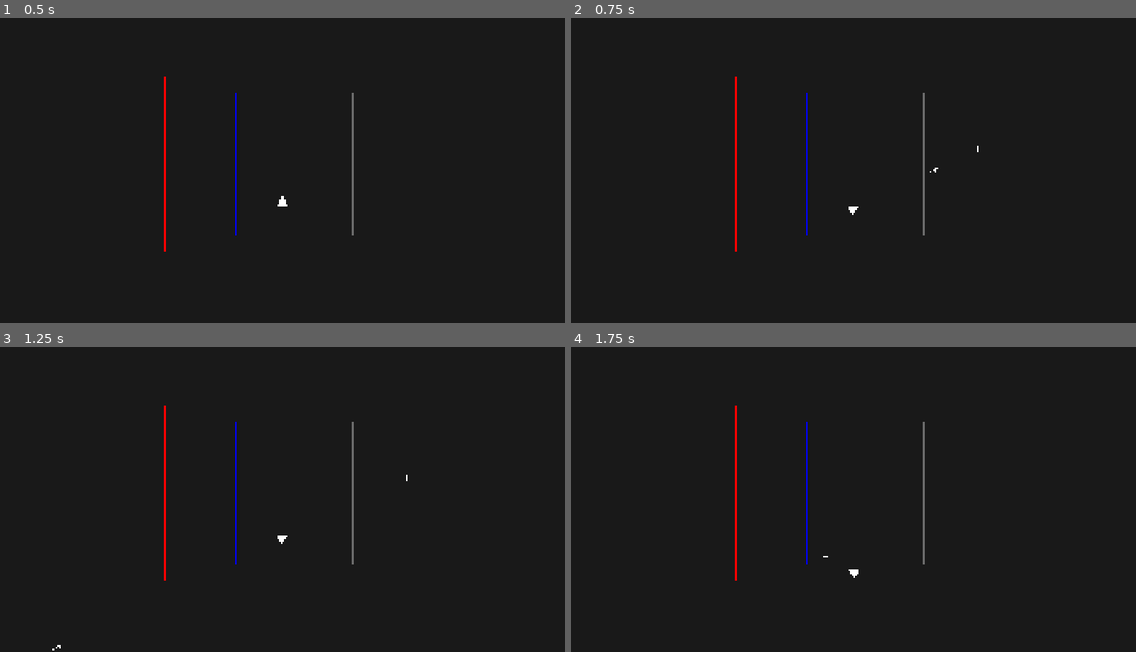
Above: before the commit, frames 1-4 (two rows, left to right).
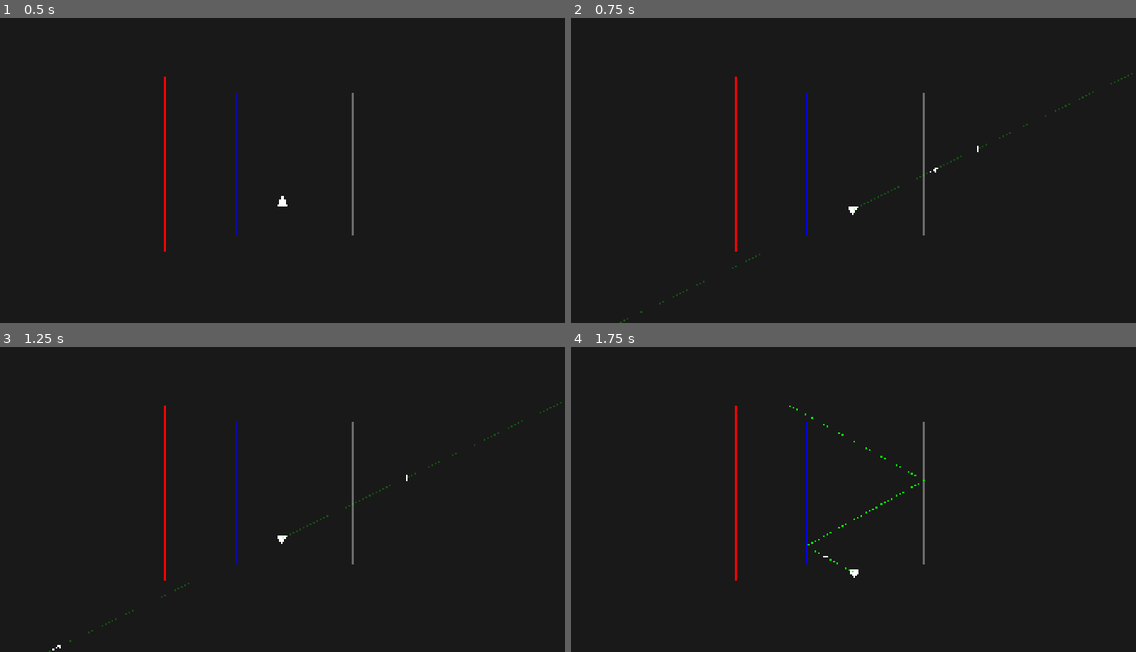
Above: after the commit, the same moments.

Repository: AlonKellner-RedHat/ricochet-game-v2
Game: Godot game, scene res://scenes/open_room_playable.tscn
Two runs of this game, one before a commit and one after it. Both use one fixed random seed, a clock stepped at 60 frames per second and the inputs below.
Inputs (mouse positions are in pixels of both pictures, inside the frame that each line leads up to):
- Up to frame 1 (0.5 s): no input
- Up to frame 2 (0.75 s): tap Enter at 0.5 s; move the mouse to (977, 149) at 0.52 s; hold D (move_right) from 0.53 s (still down); hold Space (fire) from 0.53 s (still down); click (977, 149) at 0.67 s
- Up to frame 3 (1.25 s): keep holding D (move_right); keep holding Space (fire)
- Up to frame 4 (1.75 s): release D (move_right) at 1.25 s; release Space (fire) at 1.25 s; drag from (740, 508) to (825, 557) at 1.27 s

Frame 1 is identical in both runs. In frame 2, 0.1% of the frame differs, in the area x 8-100%, y 18-100%; in frame 3, 0.1%; in frame 4, less than 0.1%.

Commit message:
Stage C: Preview rendering — physical trace with green lines
PathRenderer runs physical trace, classifies steps as ALIGNED
(solid green pre-cursor) and ALIGNED_POST_PLANNED (dashed green
post-cursor). 5 scene-based preview tests passing. All 129 tests green.

Co-Authored-By: Claude Opus 4.6 <noreply@anthropic.com>

Diff:
--- a/scripts/math/step_tree_merge.gd
+++ b/scripts/math/step_tree_merge.gd
@@ -1,2 +1,29 @@
 class_name StepTreeMerge
 extends RefCounted
+
+class MergedStep extends RefCounted:
+	var start: Vector2
+	var end: Vector2
+	var type: StepTypes.Type
+	var frame_id: int
+
+	func _init(p_start: Vector2, p_end: Vector2, p_type: StepTypes.Type, p_frame_id: int = 0) -> void:
+		start = p_start
+		end = p_end
+		type = p_type
+		frame_id = p_frame_id
+
+static func classify_physical(path: Tracer.TracedPath) -> Array:
+	var result: Array = []
+	var ci: int = path.cursor_index
+	if ci < 0:
+		ci = path.steps.size()
+	for idx in path.steps.size():
+		var s: Tracer.Step = path.steps[idx]
+		var step_type: StepTypes.Type
+		if idx < ci:
+			step_type = StepTypes.Type.ALIGNED
+		else:
+			step_type = StepTypes.Type.ALIGNED_POST_PLANNED
+		result.append(MergedStep.new(s.start, s.end, step_type, s.frame_id))
+	return result
--- a/scripts/visual/path_renderer.gd
+++ b/scripts/visual/path_renderer.gd
@@ -1,25 +1,103 @@
 extends Node2D
 
+const LINE_WIDTH := 2.0
+const DASH_ON := 10.0
+const DASH_OFF := 5.0
+
+var _player: CharacterBody2D
+var _cursor: Node2D
+var _traced_path: Tracer.TracedPath = null
+var _merged_steps: Array = []
+
 func _ready() -> void:
+	_player = get_node_or_null("../Player")
+	_cursor = get_node_or_null("../Cursor")
 	z_index = 20
 
+func _process(_delta: float) -> void:
+	if not _player or not _cursor:
+		return
+	_compute_trace()
+	queue_redraw()
+
 func _compute_trace() -> void:
-	pass
+	if not _player or not _cursor:
+		_traced_path = null
+		_merged_steps = []
+		return
+
+	var player_pos := _player.global_position
+	var cursor_pos := _cursor.global_position
+	if player_pos == cursor_pos:
+		_traced_path = null
+		_merged_steps = []
+		return
+
+	var surfaces := _get_surfaces()
+	var aim_dir := Direction.new(player_pos, cursor_pos)
+	var aim_ray := Ray.new(player_pos, aim_dir)
+	var target_dist := player_pos.distance_to(cursor_pos)
+
+	_traced_path = Tracer.trace(player_pos, aim_dir, surfaces, GameState.new(), Tracer.DEFAULT_BOUNDS, aim_ray, target_dist)
+	_merged_steps = StepTreeMerge.classify_physical(_traced_path)
+
+func _get_surfaces() -> Array:
+	var parent := get_parent()
+	if parent and "surfaces" in parent:
+		return parent.surfaces
+	return []
+
+func _draw() -> void:
+	if _merged_steps.size() == 0:
+		return
+	for i in _merged_steps.size():
+		var ms: StepTreeMerge.MergedStep = _merged_steps[i]
+		var from := ms.start - global_position
+		var to := ms.end - global_position
+		if from.distance_to(to) < 0.01:
+			continue
+		var col := StepTypes.color(ms.type)
+		if StepTypes.is_solid(ms.type):
+			draw_line(from, to, col, LINE_WIDTH)
+		else:
+			_draw_dashed(from, to, col)
+
+func _draw_dashed(from: Vector2, to: Vector2, col: Color) -> void:
+	var dir := to - from
+	var total_len := dir.length()
+	if total_len == 0.0:
+		return
+	var unit := dir / total_len
+	var drawn := 0.0
+	var on := true
+	while drawn < total_len:
+		var seg_len := DASH_ON if on else DASH_OFF
+		seg_len = minf(seg_len, total_len - drawn)
+		if on:
+			draw_line(from + unit * drawn, from + unit * (drawn + seg_len), col, LINE_WIDTH)
+		drawn += seg_len
+		on = not on
 
 func has_line() -> bool:
-	return false
+	return _merged_steps.size() > 0
 
 func get_line_from() -> Vector2:
+	if _merged_steps.size() > 0:
+		var ms: StepTreeMerge.MergedStep = _merged_steps[0]
+		return ms.start
 	return Vector2.ZERO
 
 func get_line_direction() -> Vector2:
+	if _merged_steps.size() > 0:
+		var ms: StepTreeMerge.MergedStep = _merged_steps[0]
+		return (ms.end - ms.start).normalized()
 	return Vector2.ZERO
 
-func get_traced_path():
-	return null
+func get_traced_path() -> Tracer.TracedPath:
+	return _traced_path
 
 func get_planned_path():
 	return null
 
 func get_typed_steps() -> Array:
-	return []
+	return _merged_steps
--- /dev/null
+++ b/tests/test_preview.gd
@@ -0,0 +1,98 @@
+extends GutTest
+
+func test_line_drawn_when_cursor_differs() -> void:
+	var scene: Node = load("res://scenes/test_levels/room_boundaries.tscn").instantiate()
+	scene.gravity = Vector2.ZERO
+	add_child_autofree(scene)
+	await get_tree().process_frame
+	await get_tree().process_frame
+
+	var player: Node2D = scene.get_node("Player")
+	var cursor: Node2D = scene.get_node("Cursor")
+	var renderer: Node2D = scene.get_node("PathRenderer")
+
+	player.global_position = Vector2(960, 540)
+	cursor.global_position = Vector2(1200, 540)
+	renderer._compute_trace()
+
+	assert_true(renderer.has_line(), "Should have a line when cursor differs from player")
+
+func test_line_starts_at_player() -> void:
+	var scene: Node = load("res://scenes/test_levels/room_boundaries.tscn").instantiate()
+	scene.gravity = Vector2.ZERO
+	add_child_autofree(scene)
+	await get_tree().process_frame
+	await get_tree().process_frame
+
+	var player: Node2D = scene.get_node("Player")
+	var cursor: Node2D = scene.get_node("Cursor")
+	var renderer: Node2D = scene.get_node("PathRenderer")
+
+	player.global_position = Vector2(960, 540)
+	cursor.global_position = Vector2(1200, 540)
+	renderer._compute_trace()
+
+	assert_eq(renderer.get_line_from(), Vector2(960, 540), "Line should start at player")
+
+func test_line_direction_toward_cursor() -> void:
+	var scene: Node = load("res://scenes/test_levels/room_boundaries.tscn").instantiate()
+	scene.gravity = Vector2.ZERO
+	add_child_autofree(scene)
+	await get_tree().process_frame
+	await get_tree().process_frame
+
+	var player: Node2D = scene.get_node("Player")
+	var cursor: Node2D = scene.get_node("Cursor")
+	var renderer: Node2D = scene.get_node("PathRenderer")
+
+	player.global_position = Vector2(960, 540)
+	cursor.global_position = Vector2(1200, 540)
+	renderer._compute_trace()
+
+	var dir := renderer.get_line_direction()
+	assert_almost_eq(dir.x, 1.0, 0.01, "Should point right toward cursor")
+
+func test_no_line_when_cursor_equals_player() -> void:
+	var scene: Node = load("res://scenes/test_levels/room_boundaries.tscn").instantiate()
+	scene.gravity = Vector2.ZERO
+	add_child_autofree(scene)
+	await get_tree().process_frame
+	await get_tree().process_frame
+
+	var player: Node2D = scene.get_node("Player")
+	var cursor: Node2D = scene.get_node("Cursor")
+	var renderer: Node2D = scene.get_node("PathRenderer")
+
+	player.global_position = Vector2(960, 540)
+	cursor.global_position = Vector2(960, 540)
+	renderer._compute_trace()
+
+	assert_false(renderer.has_line(), "No line when cursor == player")
+
+func test_solid_green_to_cursor_dashed_after() -> void:
+	var scene: Node = load("res://scenes/test_levels/room_boundaries.tscn").instantiate()
+	scene.gravity = Vector2.ZERO
+	add_child_autofree(scene)
+	await get_tree().process_frame
+	await get_tree().process_frame
+
+	var player: Node2D = scene.get_node("Player")
+	var cursor: Node2D = scene.get_node("Cursor")
+	var renderer: Node2D = scene.get_node("PathRenderer")
+
+	player.global_position = Vector2(960, 540)
+	cursor.global_position = Vector2(1200, 540)
+	renderer._compute_trace()
+
+	var typed: Array = renderer.get_typed_steps()
+	assert_gt(typed.size(), 0, "Should have typed steps")
+
+	var first: StepTreeMerge.MergedStep = typed[0]
+	assert_eq(first.type, StepTypes.Type.ALIGNED, "First step solid green (ALIGNED)")
+
+	var has_post := false
+	for i in typed.size():
+		var ms: StepTreeMerge.MergedStep = typed[i]
+		if ms.type == StepTypes.Type.ALIGNED_POST_PLANNED:
+			has_post = true
+	assert_true(has_post, "Should have dashed green (ALIGNED_POST_PLANNED) after cursor")
